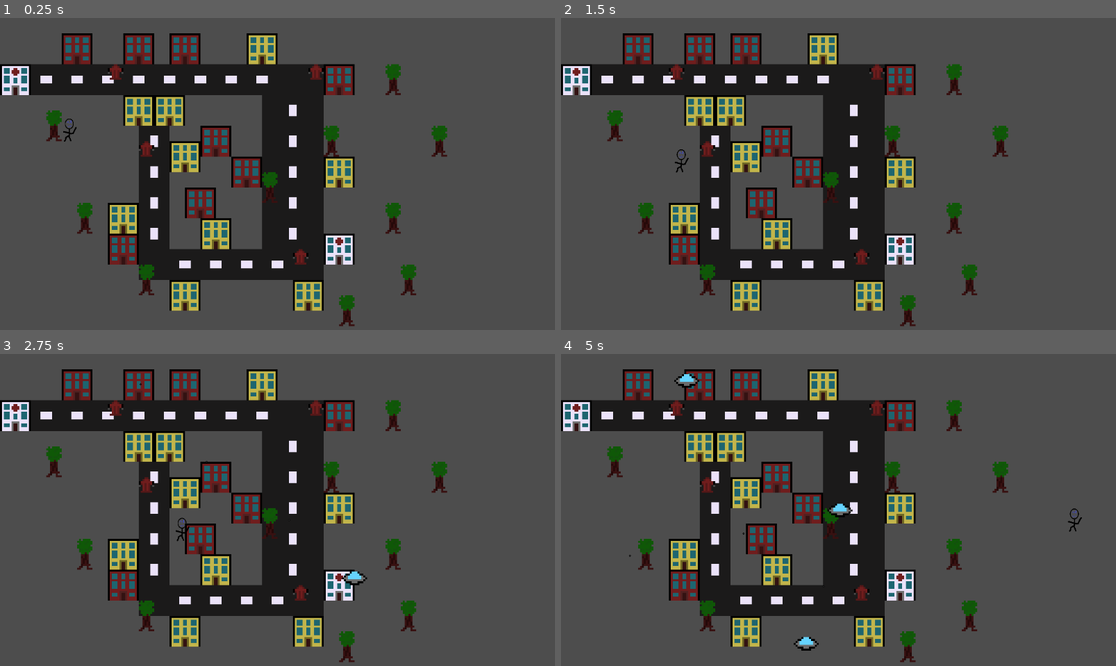
Above: before the commit, frames 1-4 (two rows, left to right).
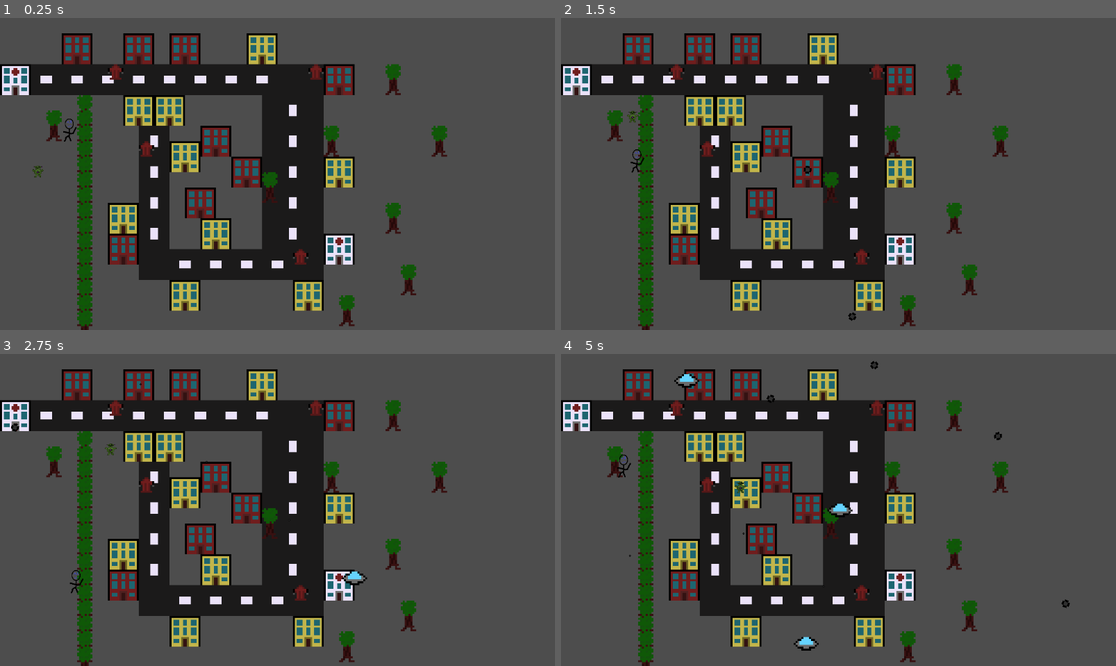
Above: after the commit, the same moments.

Repository: Lila-Kuhlt/Close-Encounters-of-the-Jeff-Kind
Game: Godot game, scene res://scenes/World.tscn
Same seed, same stepped clock (60 frames per second), same inputs: the game is played once before the commit and once after it.
Inputs:
- Up to frame 1 (0.25 s): no input
- Up to frame 2 (1.5 s): tap Enter at 0.5 s; hold D (right) 0.53-1.28 s; hold S (down) from 1.28 s (still down)
- Up to frame 3 (2.75 s): release S (down) at 2.03 s; hold D (right) from 2.03 s (still down)
- Up to frame 4 (5 s): release D (right) at 2.78 s; hold W (up) 2.78-3.53 s; hold A (left) from 3.53 s (still down)

The runs differ from the first frame. In frame 1, 2.0% of the frame differs, in the area x 5-28%, y 24-100%; in frame 2, 2.1%; in frame 3, 2.1%; in frame 4, 2.2%, in the area x 10-94%, y 2-100%.

Commit message:
tried to implement a star

Diff:
--- a/godot/scenes/World.gd
+++ b/godot/scenes/World.gd
@@ -3,6 +3,7 @@
 const Package = preload("res://scenes/Package.tscn")
 const Ufo = preload("res://scenes/Ufo.tscn")
 const Destination = preload("res://scenes/Destination.tscn")
+const FatAlien = preload("res://scenes/aliens/FatAlien.tscn")
 
 const PACKAGE_SPAWN_RATE := 6.0
 const PACKAGE_SPAWN_OFFSET := 3.0
@@ -11,6 +12,7 @@
 
 var package_spawn_areas: Array[Vector2] = []
 var package_destination_areas: Array[Node2D] = []
+var _astar = AStarGrid2D.new()
 
 class TileLocation:
 	var source_id: int
@@ -28,6 +30,23 @@
 		dest.position = pos
 		package_destination_areas.append(dest)
 	start_package_spawn_timer()
+	_init_astar()
+	var alien = FatAlien.instantiate()
+	alien.position = _astar.get_point_position(Vector2i(2, 10))
+	add_child(alien)
+
+
+func _init_astar():
+	var tm: TileMap = $ObjectTileMap
+	_astar.size = tm.get_used_rect().end
+	_astar.cell_size = tm.tile_set.tile_size
+	_astar.update()
+	for cell in tm.get_used_cells(0):
+		print("cell: ", cell)
+		_astar.set_point_solid(cell, true)
+
+func vector_to_grid(v: Vector2):
+	return (v/_astar.cell_size).floor()
 
 func get_areas(layer_name: String) -> Array[TileLocation]:
 	var ts: TileSet = $ObjectTileMap.tile_set
--- a/godot/scenes/World.tscn
+++ b/godot/scenes/World.tscn
@@ -118,7 +118,7 @@
 tile_set = SubResource("TileSet_0busg")
 cell_quadrant_size = 8
 format = 2
-layer_0/tile_data = PackedInt32Array(983059, 0, 0, 196628, 0, 0, 524297, 0, 0, 196615, 0, 0, 458773, 65536, 0, 655377, 65536, 0, 720913, 65536, 1, 1048585, 65536, 0, 1048602, 65536, 0, 458780, 65536, 0, 196633, 65536, 0, 393219, 65536, 0, 1179670, 65536, 0, 786437, 65536, 0, 786457, 65536, 0, 262144, 131074, 0, 983061, 131074, 0, 589835, 65538, 0, 393224, 65538, 0, 393226, 65538, 0, 131088, 65538, 0, 655381, 65538, 0, 917517, 65538, 0, 1179659, 65538, 0, 851975, 65538, 0, 1179667, 65538, 0, 655375, 2, 0, 524301, 2, 0, 786444, 2, 0, 983047, 2, 0, 131080, 2, 0, 131083, 2, 0, 131076, 2, 0, 262165, 2, 0)
+layer_0/tile_data = PackedInt32Array(983059, 0, 0, 196628, 0, 0, 524297, 0, 0, 196615, 0, 0, 458773, 65536, 0, 655377, 65536, 0, 1048602, 65536, 0, 458780, 65536, 0, 196633, 65536, 0, 393219, 65536, 0, 1179670, 65536, 0, 786437, 65536, 0, 786457, 65536, 0, 262144, 131074, 0, 983061, 131074, 0, 589835, 65538, 0, 393224, 65538, 0, 393226, 65538, 0, 131088, 65538, 0, 655381, 65538, 0, 917517, 65538, 0, 1179659, 65538, 0, 851975, 65538, 0, 1179667, 65538, 0, 655375, 2, 0, 524301, 2, 0, 786444, 2, 0, 983047, 2, 0, 131080, 2, 0, 131083, 2, 0, 131076, 2, 0, 262165, 2, 0, 327685, 65536, 0, 393221, 65536, 0, 458757, 65536, 0, 524293, 65536, 0, 589829, 65536, 0, 655365, 65536, 0, 720901, 65536, 0, 851973, 65536, 0, 917509, 65536, 0, 983045, 65536, 0, 1048581, 65536, 0, 1114117, 65536, 0, 1179653, 65536, 0, 1245189, 65536, 0)
 
 [node name="Jeff" parent="." instance=ExtResource("1_q82cg")]
 y_sort_enabled = true
--- a/godot/scenes/aliens/Alien.tscn
+++ b/godot/scenes/aliens/Alien.tscn
@@ -3,8 +3,8 @@
 [ext_resource type="Texture2D" uid="uid://dxxc4ld0u1jpv" path="res://assets/alien.png" id="1_v4t24"]
 
 [sub_resource type="CapsuleShape2D" id="CapsuleShape2D_beyqa"]
-radius = 4.0
-height = 19.5
+radius = 2.0
+height = 6.0
 
 [node name="Alien" type="CharacterBody2D"]
 collision_layer = 2
--- a/godot/scenes/aliens/FatAlien.gd
+++ b/godot/scenes/aliens/FatAlien.gd
@@ -1,8 +1,22 @@
 extends CharacterBody2D
 
+@export var MOVEMENT_SPEED = 15
 const Bullet = preload("res://scenes/bullets/Point.Bullet.tscn")
+var x := 0.0
 
-var x := 0.0
+@onready var _astar: AStarGrid2D = get_parent()._astar
+@onready var target_path = _astar.get_point_path(get_parent().vector_to_grid(position), Vector2i(28, 18))
+
+
+func _physics_process(_delta):
+	if target_path.size() > 1:
+		var direction = target_path[1] - position
+		velocity = ((direction) / _astar.cell_size).ceil() * MOVEMENT_SPEED
+		print("direction: ", direction)
+		print("target: ", target_path)
+		move_and_slide()
+		if (direction.abs() <= Vector2(1, 1)):
+			target_path = target_path.slice(1)
 
 func _on_timer_timeout():
 	var bullet = Bullet.instantiate()
--- a/godot/scenes/aliens/FatAlien.tscn
+++ b/godot/scenes/aliens/FatAlien.tscn
@@ -1,10 +1,16 @@
-[gd_scene load_steps=3 format=3 uid="uid://h6flkwfkrrt1"]
+[gd_scene load_steps=4 format=3 uid="uid://h6flkwfkrrt1"]
 
 [ext_resource type="PackedScene" uid="uid://528481gmre0a" path="res://scenes/aliens/Alien.tscn" id="1_ks8gv"]
 [ext_resource type="Script" path="res://scenes/aliens/FatAlien.gd" id="2_laduy"]
+[ext_resource type="Texture2D" uid="uid://ekn07a7clbfo" path="res://assets/FatAlien.png" id="3_7pk35"]
 
 [node name="FatAlien" instance=ExtResource("1_ks8gv")]
 script = ExtResource("2_laduy")
+
+[node name="Sprite2D" parent="." index="0"]
+texture_filter = 1
+scale = Vector2(0.375, 0.375)
+texture = ExtResource("3_7pk35")
 
 [node name="Timer" parent="." index="2"]
 wait_time = 0.25
Binary file added: godot/assets/FatAlien.png
Not shown, added: godot/assets/FatAlien.png.import
